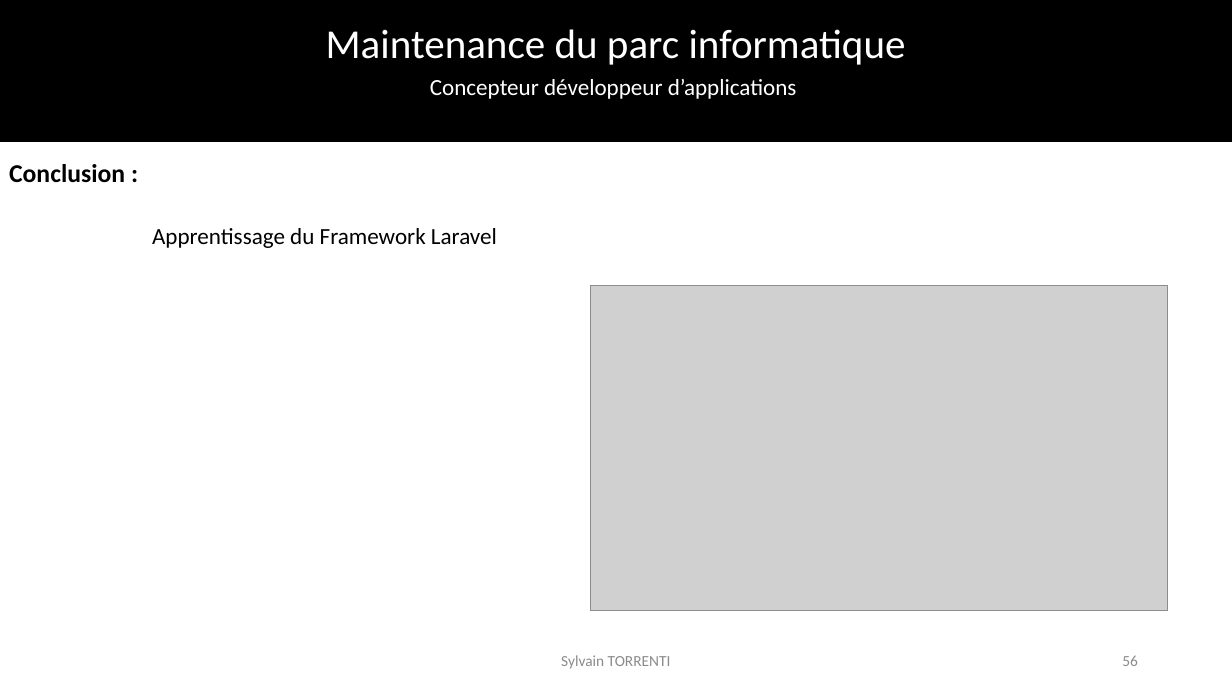
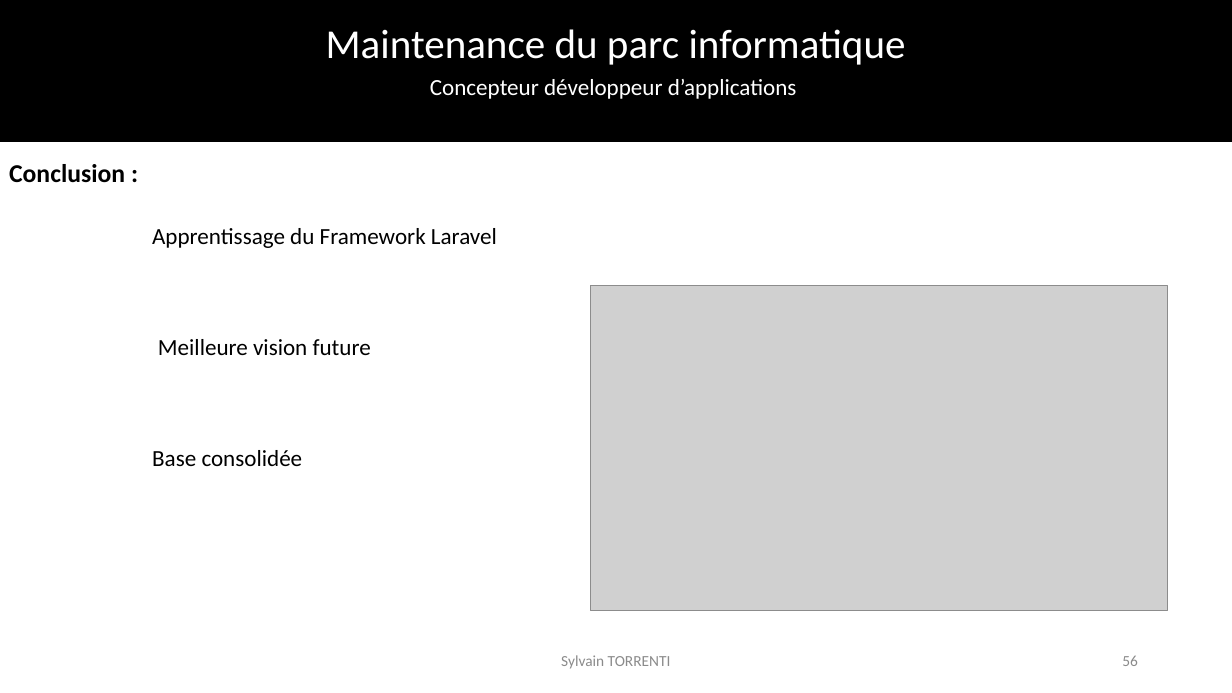
Before and after one commit to SylvainTorrenti/Fil_Rouge, a slide deck: slide 56 of presentation/Presentation epcf.pptx. Drawn at 1232x693 pixels with LibreOffice and Linux fonts; fonts in the diff are those of the drawing; grey boxes stand for pictures; background and template pictures are left out. Boxes give left, top, right and bottom in pixels: in the first picture for what was removed or moved away, otherwise in the second. Text is boxed around its words. In the diff, an @@ line names an element or a change of style, - is before the commit and + after.

```diff
--- a/presentation/Presentation epcf.pptx
+++ b/presentation/Presentation epcf.pptx
@@ text added at (x1=158, y1=339, x2=371, y2=355), 18 pt, text #000000 @@
+Meilleure vision future
@@ text added at (x1=152, y1=450, x2=303, y2=466), 18 pt, text #000000 @@
+Base consolidée
```
Also in this commit, not shown: 34 other slides changed.
